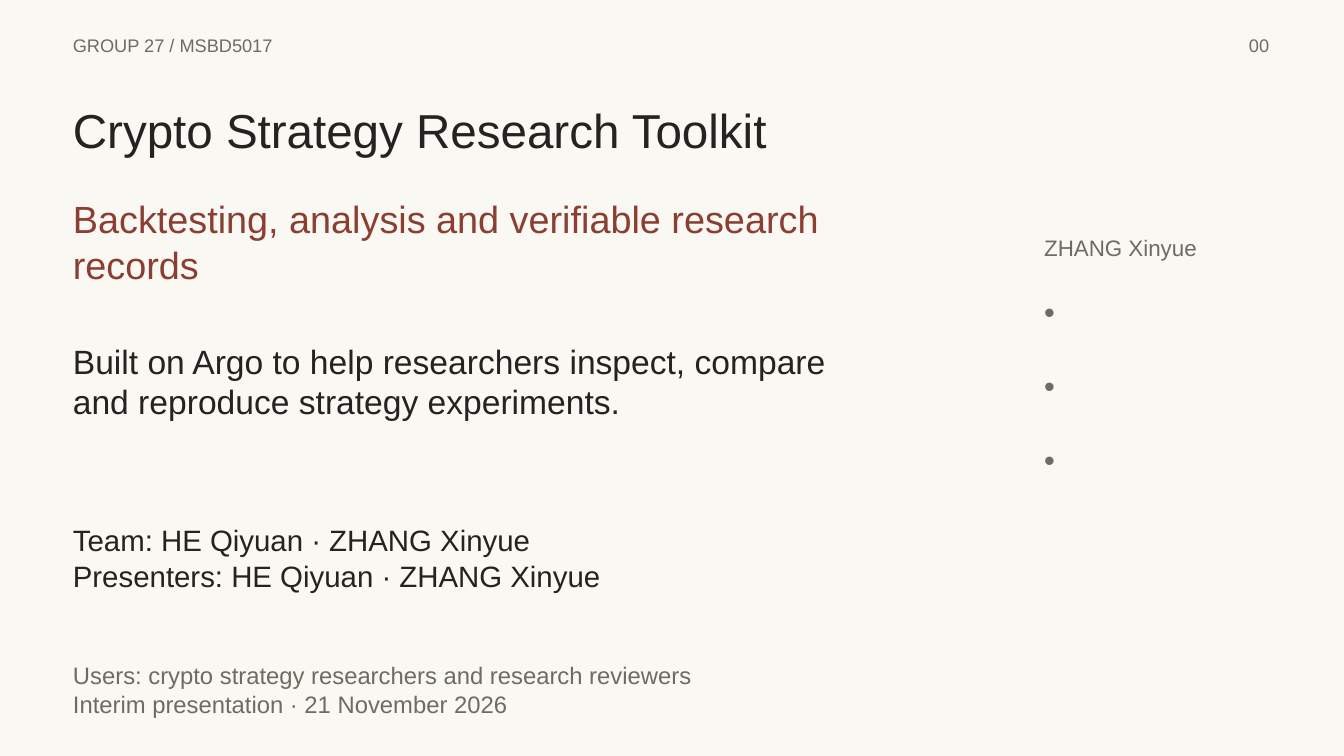
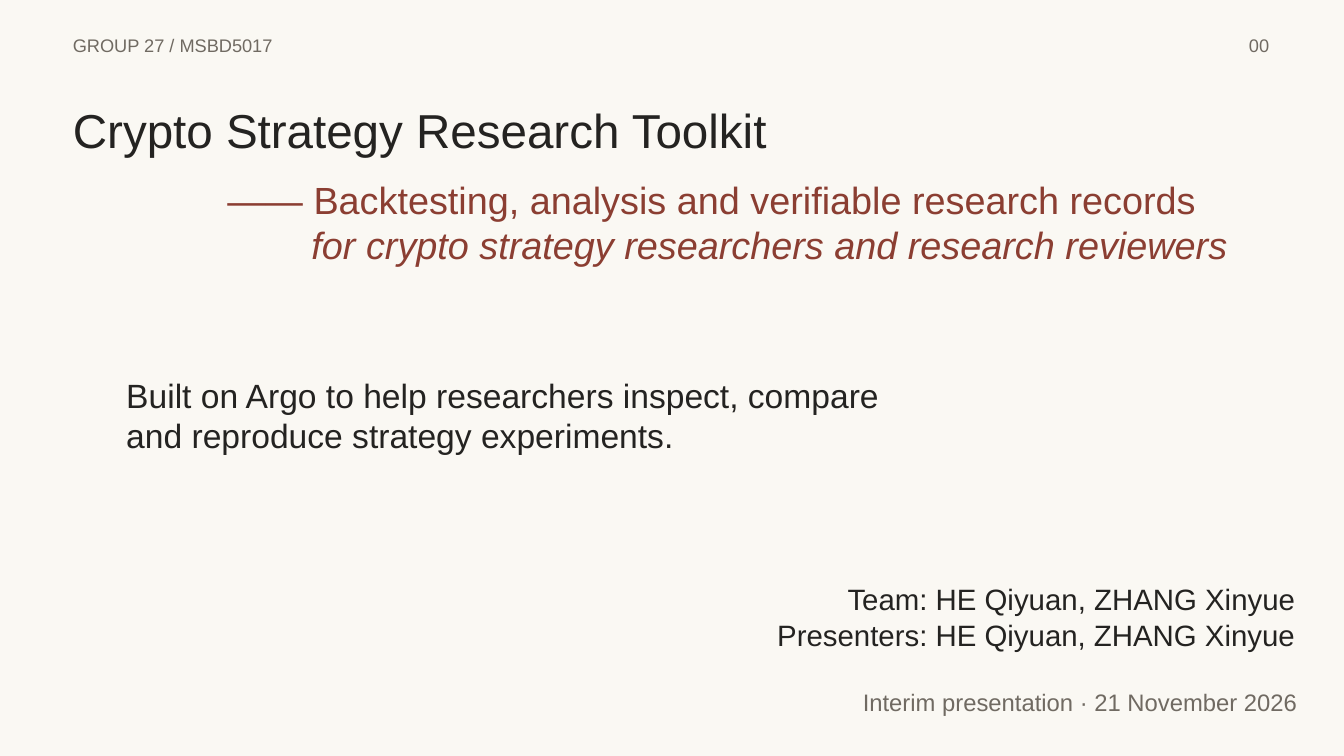
Before and after one commit to caraheqy-hub/msbd5017-crypto-quant, a slide deck: slide 1 of presentations/interim/group27_interim_with_appendix.pptx. Drawn at 1344x756 pixels with LibreOffice and Linux fonts; fonts in the diff are those of the drawing. Boxes give left, top, right and bottom in pixels: in the first picture for what was removed or moved away, otherwise in the second. Text is boxed around its words. In the diff, an @@ line names an element or a change of style, - is before the commit and + after.

```diff
--- a/presentations/interim/group27_interim_with_appendix.pptx
+++ b/presentations/interim/group27_interim_with_appendix.pptx
@@ text at [311,186,1227,267]: text changed @@
-Backtesting, analysis and verifiable research records
+—— Backtesting, analysis and verifiable research records
+for crypto strategy researchers and research reviewers
@@ text removed at [1044,240,1196,261] @@
-ZHANG Xinyue
@@ text removed at [1034,287,1287,602] @@
-•
-•
-•
@@ text "Built on Argo to help ...": place and size @@
-text "Built on Argo to help ..." at [73,349,826,421]
+text "Built on Argo to help ..." at [126,383,879,455]
@@ text at [777,588,1295,651]: text changed @@
-Team: HE Qiyuan · ZHANG Xinyue
-Presenters: HE Qiyuan · ZHANG Xinyue
+Team: HE Qiyuan, ZHANG Xinyue
+Presenters: HE Qiyuan, ZHANG Xinyue
@@ text at [73,667,691,689]: paragraph removed @@
-Users: crypto strategy researchers and research reviewers
@@ text "Interim presentation · 21 November ...": place and size @@
-text "Interim presentation · 21 November ..." at [73,667,691,718]
+text "Interim presentation · 21 November ..." at [863,694,1297,716]
@@ text "Interim presentation · 21 November ..." at [863,694,1297,716]: alignment left to right @@
```
Also in this commit, not shown: 4 other slides changed, 17 other files.
